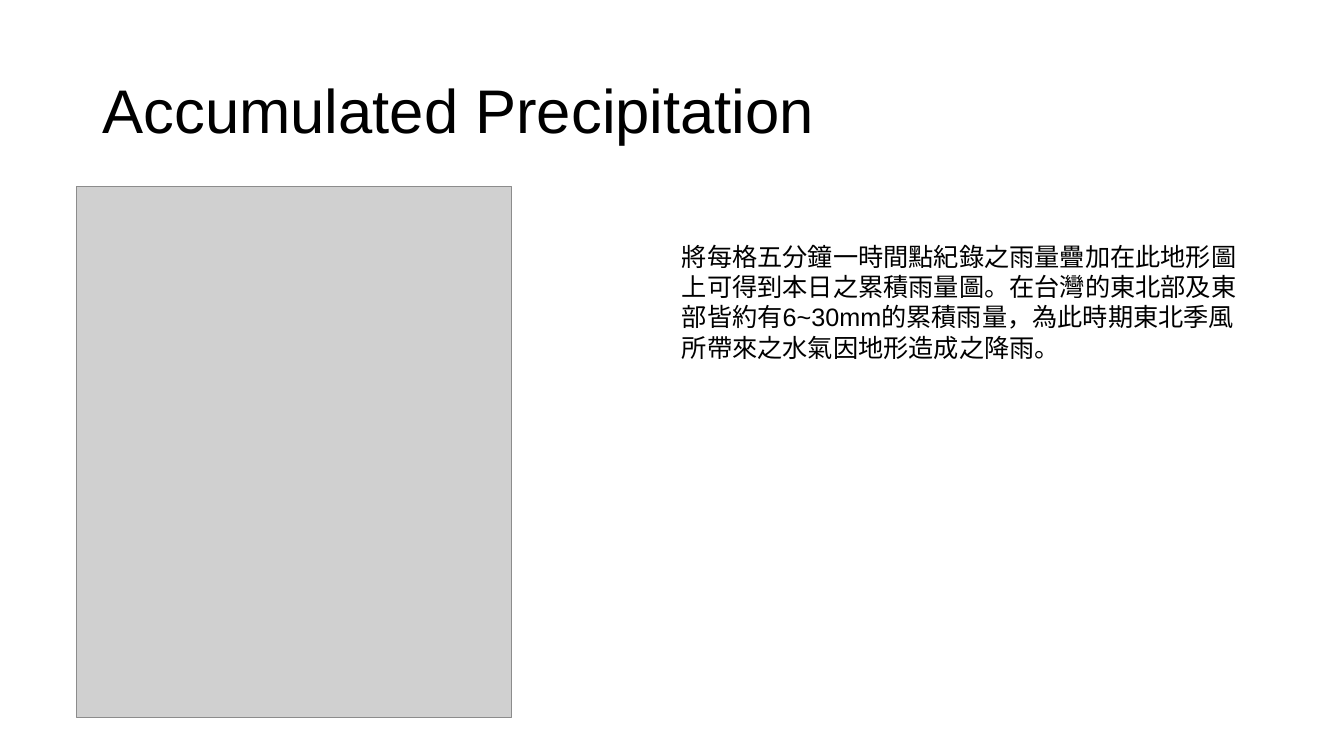
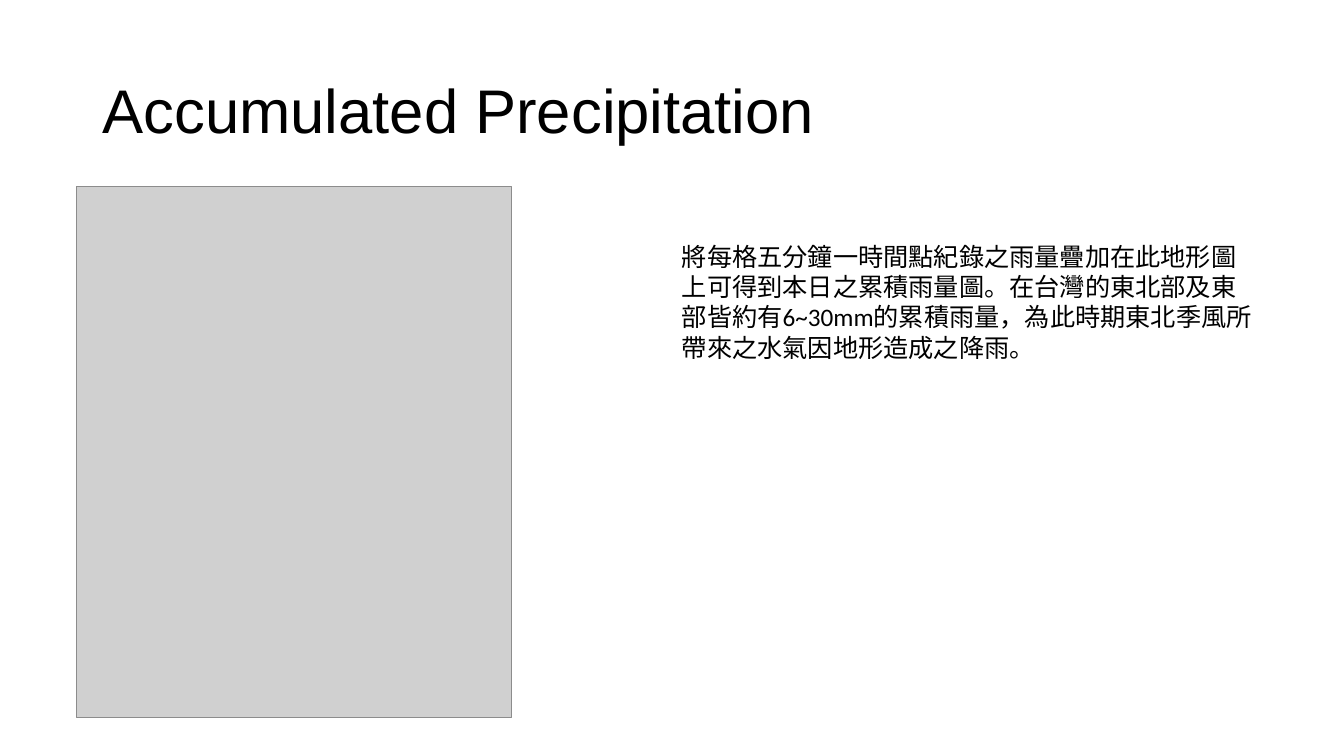
Before and after one commit to mingeydacoder/PC, a slide deck: slide 4 of python/Synoptic_Meteorology/week10_lab/week10_B10209040.pptx. Drawn at 1344x756 pixels with LibreOffice and Linux fonts; fonts in the diff are those of the drawing; grey boxes stand for pictures. Boxes give left, top, right and bottom in pixels: in the first picture for what was removed or moved away, otherwise in the second. Text is boxed around its words. In the diff, an @@ line names an element or a change of style, - is before the commit and + after.

```diff
--- a/python/Synoptic_Meteorology/week10_lab/week10_B10209040.pptx
+++ b/python/Synoptic_Meteorology/week10_lab/week10_B10209040.pptx
@@ text "將每格五分鐘一時間點紀錄之雨量疊加在此地形圖上可得到本日之累積雨量圖。在台灣的東北部及東部皆約有6~30mm的累積雨量， ..." at [682,244,1252,359]: font Arial to Calibri in "將每格五分鐘一時間點紀錄之雨量疊加在此地形圖上可得到本日之累積雨量圖。在台灣的東北部及東部皆約有6~30mm的累積雨量， ..." @@
```
Also in this commit, not shown: 34 other files.
